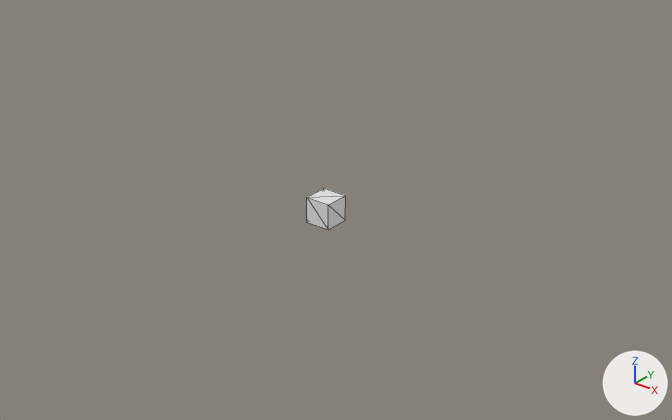
The glTF model Asset/Models/EventObject/StageSelect/Stage1/stage1.gltf, before and after one commit.
Before and after are seen from a 50 mm camera at (38.7, -47.3, 30.5) aimed at (-1.4, 2.9, -0.6). Every picture has the same lights, and +X, +Y and +Z are marked at lower right. Mesh edges are drawn as thin lines. Where no turn or scale is listed for an object, it has been applied to the vertices.

In view in the first picture: '立方体'.
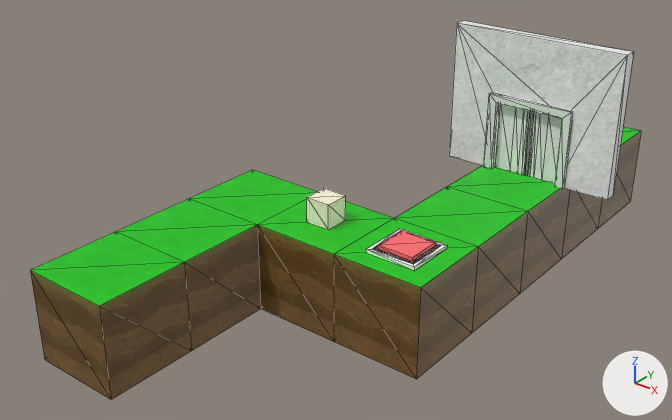
The newer file is also rescaled (x0.07), turned or shifted as a whole; pictures and numbers use the older file's frame.

Location of each change, (x1, y1, x2, y2) in pixels of the pictures (672 x 420 px):
'Cube.002', added: after (449, 21, 634, 200)
'Cube', added: after (30, 232, 192, 400)
'Cube.006', added (brown): after (334, 218, 478, 379)
'Cube.004', added: after (116, 199, 261, 350)
'Cube.005', added: after (257, 199, 394, 342)
'Cube.007', added: after (395, 187, 528, 333)
'Cube.008', added: after (447, 165, 569, 293)
'Cube.003', added (green): after (190, 170, 316, 225)
'Cube.001', added: after (366, 229, 447, 270)
'Cube.010', added (brown): after (598, 127, 641, 228)
'Cube.009', added (brown): after (561, 190, 602, 259)

The change, as a list of edits to the scene's bpy script:
```text
Add ob_cube_010:
    ob_cube_010 = bpy.data.objects.new('Cube.010', me_cube_014)  # 8 vertices, 12 faces; spans x -3.57..3.57, y -3.57..3.57, z -3.57..3.57; in mat_ground_008 (picture img_grass_tiles), mat_wall_008 (picture img_grasswall), mat_under_008 (picture img_grassunder)
    ob_cube_010.location = (7.14, 28.57, -3.59)
Add ob_cube_009:
    ob_cube_009 = bpy.data.objects.new('Cube.009', me_cube_013)  # 8 vertices, 12 faces; spans x -3.57..3.57, y -3.57..3.57, z -3.57..3.57; in mat_ground_007 (picture img_grass_tiles), mat_wall_007 (picture img_grasswall), mat_under_007 (picture img_grassunder)
    ob_cube_009.location = (7.14, 21.43, -3.59)
Add ob_cube_008:
    ob_cube_008 = bpy.data.objects.new('Cube.008', me_cube_012)  # 8 vertices, 12 faces; spans x -3.57..3.57, y -3.57..3.57, z -3.57..3.57; in mat_ground_006 (picture img_grass_tiles), mat_wall_006 (picture img_grasswall), mat_under_006 (picture img_grassunder)
    ob_cube_008.location = (7.14, 14.29, -3.59)
Add ob_cube_007:
    ob_cube_007 = bpy.data.objects.new('Cube.007', me_cube_011)  # 8 vertices, 12 faces; spans x -3.57..3.57, y -3.57..3.57, z -3.57..3.57; in mat_ground_005 (picture img_grass_tiles), mat_wall_005 (picture img_grasswall), mat_under_005 (picture img_grassunder)
    ob_cube_007.location = (7.14, 7.14, -3.59)
Add ob_cube_006:
    ob_cube_006 = bpy.data.objects.new('Cube.006', me_cube_010)  # 8 vertices, 12 faces; spans x -3.57..3.57, y -3.57..3.57, z -3.57..3.57; in mat_ground_004 (picture img_grass_tiles), mat_wall_004 (picture img_grasswall), mat_under_004 (picture img_grassunder)
    ob_cube_006.location = (7.14, 0.0, -3.59)
Add ob_cube_005:
    ob_cube_005 = bpy.data.objects.new('Cube.005', me_cube_009)  # 8 vertices, 12 faces; spans x -3.57..3.57, y -3.57..3.57, z -3.57..3.57; in mat_ground_003 (picture img_grass_tiles), mat_wall_003 (picture img_grasswall), mat_under_003 (picture img_grassunder)
    ob_cube_005.location = (0.0, 0.0, -3.59)
Add ob_cube_004:
    ob_cube_004 = bpy.data.objects.new('Cube.004', me_cube_008)  # 8 vertices, 12 faces; spans x -3.57..3.57, y -3.57..3.57, z -3.57..3.57; in mat_ground_002 (picture img_grass_tiles), mat_wall_002 (picture img_grasswall), mat_under_002 (picture img_grassunder)
    ob_cube_004.location = (-7.14, -7.14, -3.59)
Add ob_cube_003:
    ob_cube_003 = bpy.data.objects.new('Cube.003', me_cube_007)  # 8 vertices, 12 faces; spans x -3.57..3.57, y -3.57..3.57, z -3.57..3.57; in mat_ground_001 (picture img_grass_tiles), mat_wall_001 (picture img_grasswall), mat_under_001 (picture img_grassunder)
    ob_cube_003.location = (-7.14, 0.0, -3.59)
Add ob_cube_001:
    ob_cube_001 = bpy.data.objects.new('Cube.001', me_cube_004)  # 28 vertices, 72 faces; spans x -2.0..2.0, y -2.0..2.0, z -0.14..0.43; in mat_material_002 (white #ffffff), mat_material_004 (red #ff6c72), mat_material_003 (black #000000)
    ob_cube_001.location = (7.14, 0.0, 0.09)
Add ob_cube_002:
    ob_cube_002 = bpy.data.objects.new('Cube.002', me_cube_002)  # 95 vertices, 186 faces; spans x -7.14..7.14, y -0.86..0.86, z 0.0..11.43; in mat_white_001 (picture img_wall), mat_black (black #000000), mat_white_002 (picture img_wall), mat_black_001 (black #000000), mat_material_001 (picture img_wall), mat_white (white #ffffff)
    ob_cube_002.location = (7.36, 16.88, -0.04)
Add ob_cube:
    ob_cube = bpy.data.objects.new('Cube', me_cube)  # 8 vertices, 12 faces; spans x -3.57..3.57, y -3.57..3.57, z -3.57..3.57; in mat_ground (picture img_grass_tiles), mat_wall (picture img_grasswall), mat_under (picture img_grassunder)
    ob_cube.location = (-7.14, -14.29, -3.59)
```
